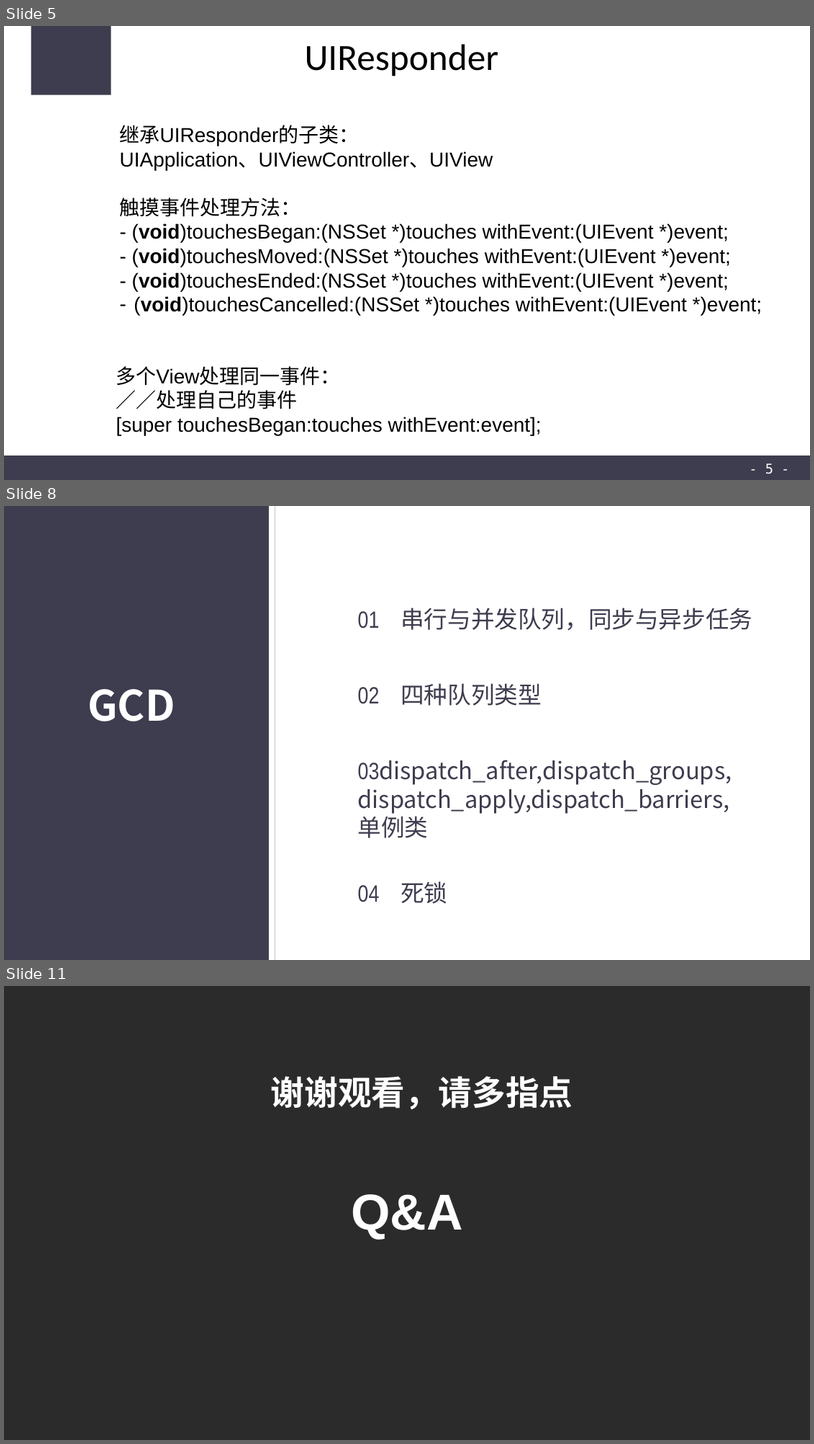
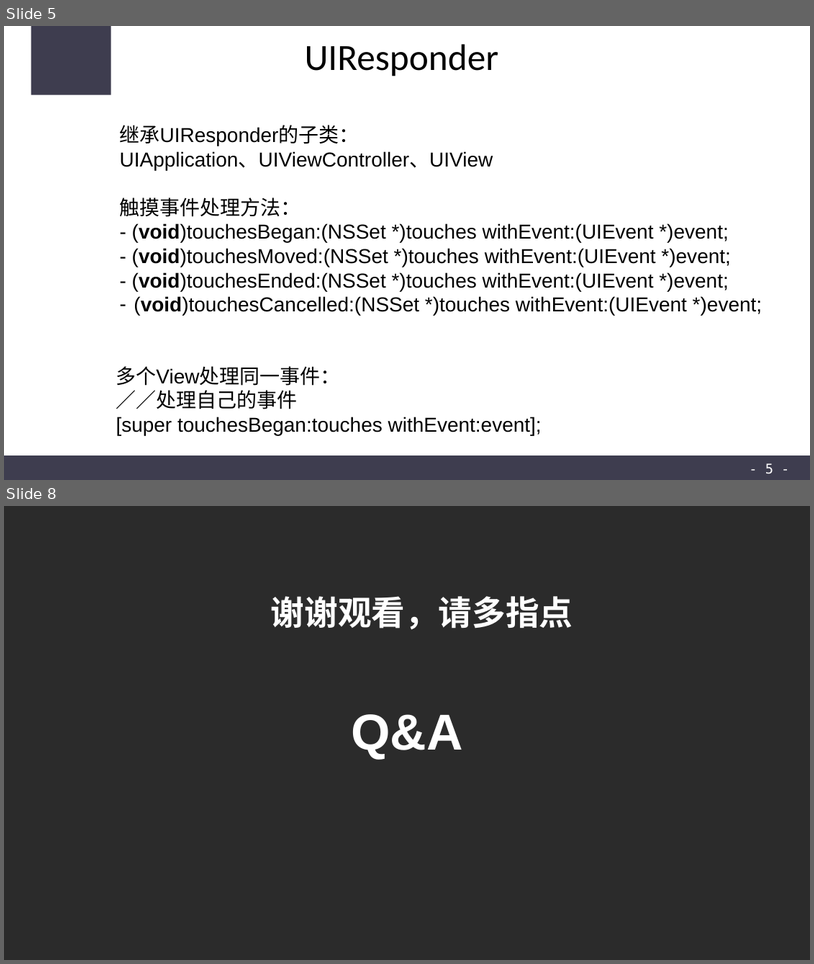
Before and after one commit to CODEJY/IOSProjects, a slide deck: Sharing3.ppt. Shown one above the other, each under a label of ours: slides 5, 8 and 11 before the commit, slides 5 and 8 after it; the slides between them are not shown. The pictures are 814x1444 and 814x964 pixels, drawn with LibreOffice and Linux fonts; fonts in the diff are those of the drawing; background and template pictures are left out; a plain dark background stands for a picture behind light text. Boxes give left, top, right and bottom in pixels: in the first picture for what was removed or moved away, otherwise in the second. Text is boxed around its words. In the diff, an @@ line names an element or a change of style, - is before the commit and + after.

```diff
--- a/Sharing3.ppt
+++ b/Sharing3.ppt
@@ slide 8 removed at box(4, 506, 810, 960), background #3E3D4F @@
@@ rectangle removed at box(269, 506, 275, 960) @@
@@ rectangle removed at box(275, 506, 810, 960) @@
@@ text removed at box(358, 608, 753, 631) @@
-01 串行与并发队列，同步与异步任务
@@ text removed at box(88, 689, 175, 721) @@
-GCD
@@ text removed at box(358, 683, 542, 705) @@
-02 四种队列类型
@@ text removed at box(358, 760, 733, 838) @@
-03dispatch_after,dispatch_groups,dispatch_apply,dispatch_barriers,单例类
@@ text removed at box(358, 881, 448, 903) @@
-04 死锁
@@ what was slide 11 is now slide 8 @@
```
Also in this commit, not shown: 1 slide changed, 2 slides added, 4 other slides removed, 8 other files.
